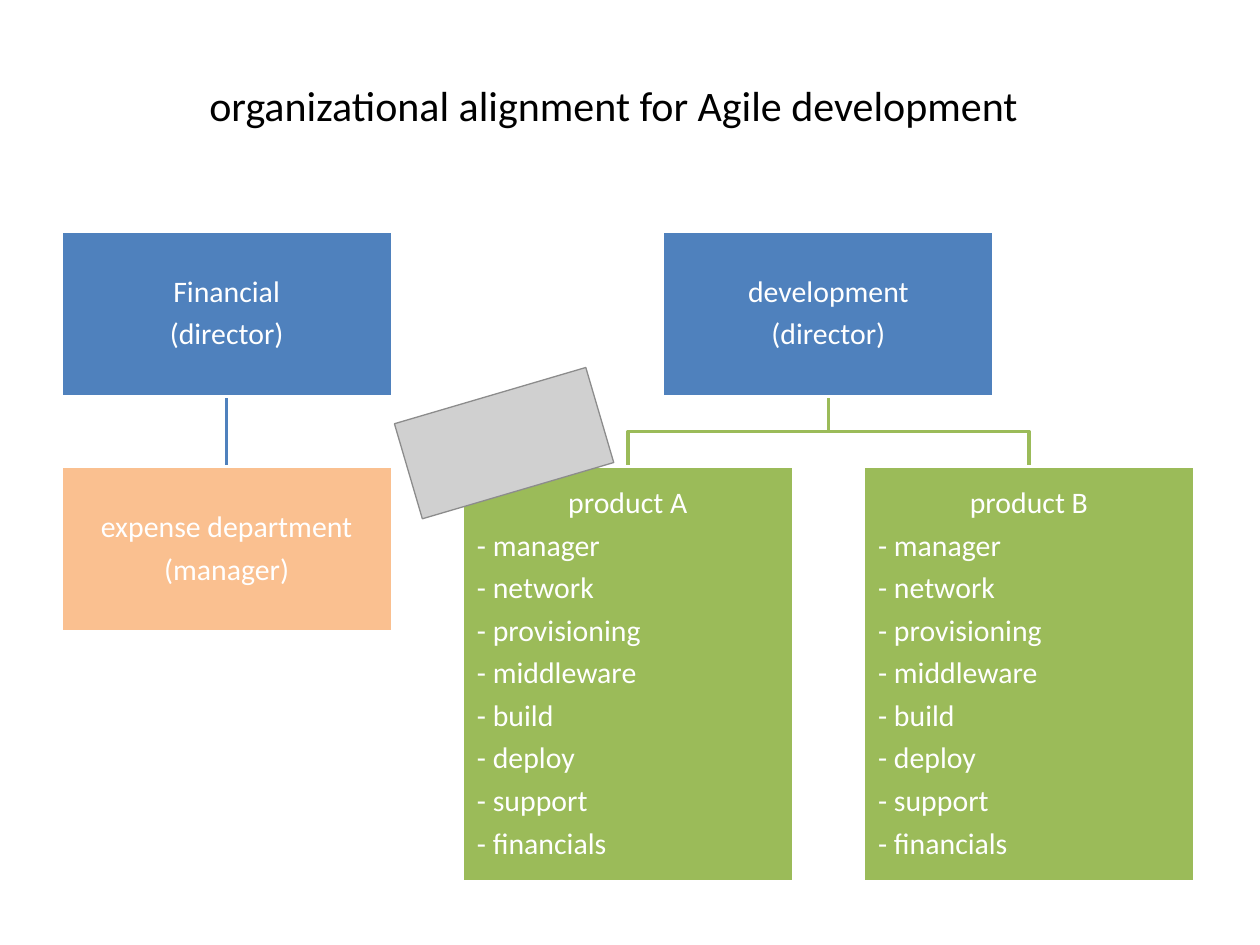
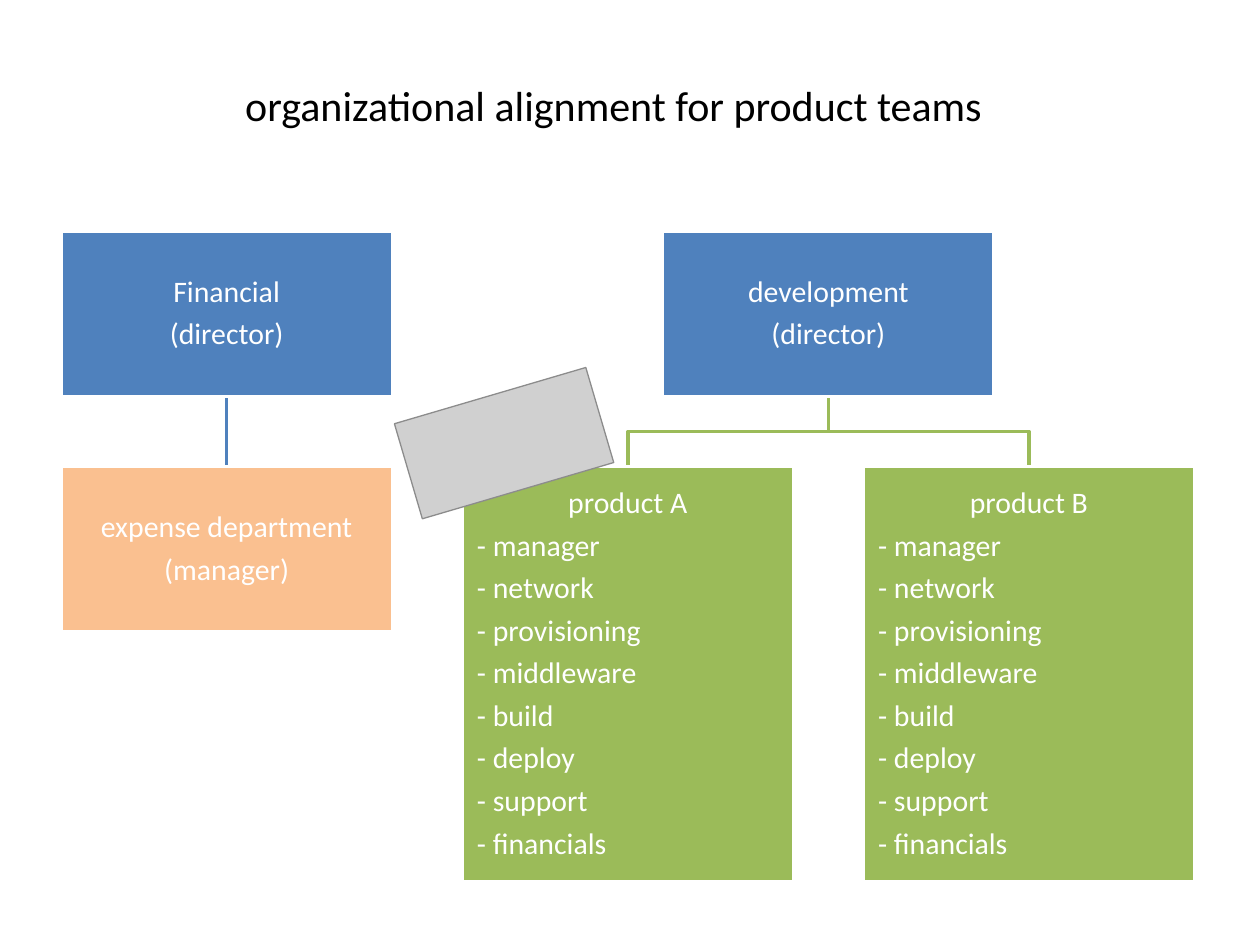
Before and after one commit to dsietz/open-source-model, a slide deck: slide 6 of Adopting the Open Source Model.pptx. Drawn at 1260x945 pixels with LibreOffice and Linux fonts; fonts in the diff are those of the drawing; grey boxes stand for pictures. Boxes give left, top, right and bottom in pixels: in the first picture for what was removed or moved away, otherwise in the second. Text is boxed around its words. In the diff, an @@ line names an element or a change of style, - is before the commit and + after.

```diff
--- a/Adopting the Open Source Model.pptx
+++ b/Adopting the Open Source Model.pptx
@@ text at [245, 91, 982, 129]: text changed @@
-organizational alignment for Agile development
+organizational alignment for product teams
```
Also in this commit, not shown: 4 other slides changed, 14 slides added, 1 slide removed.
